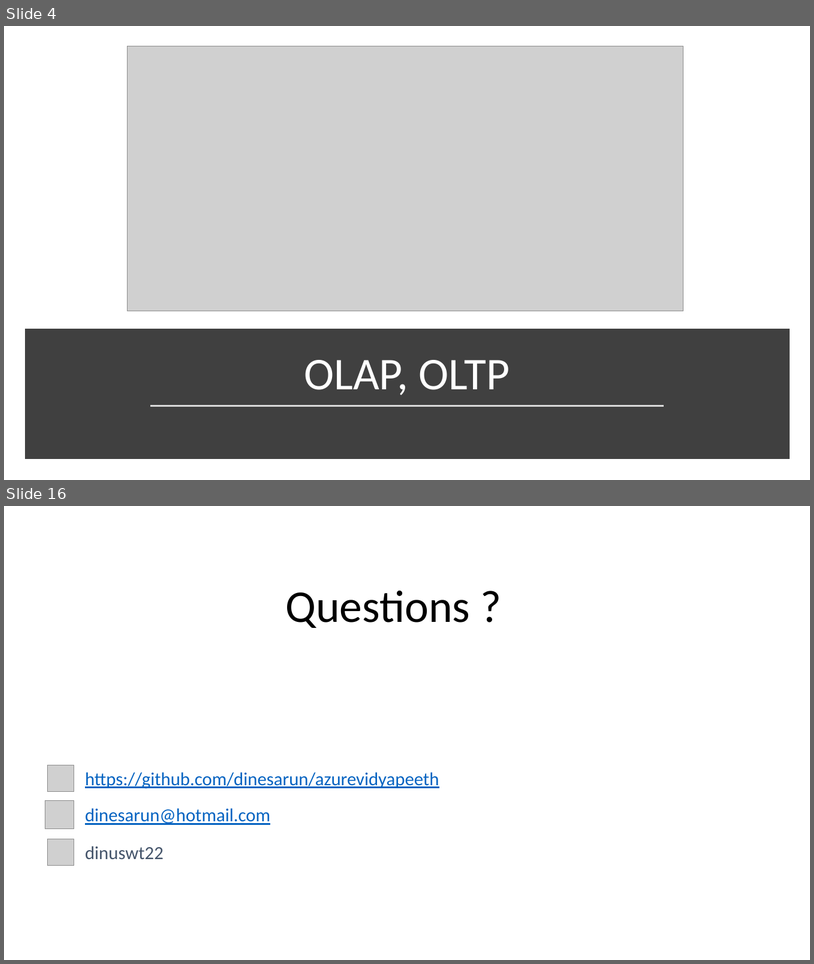
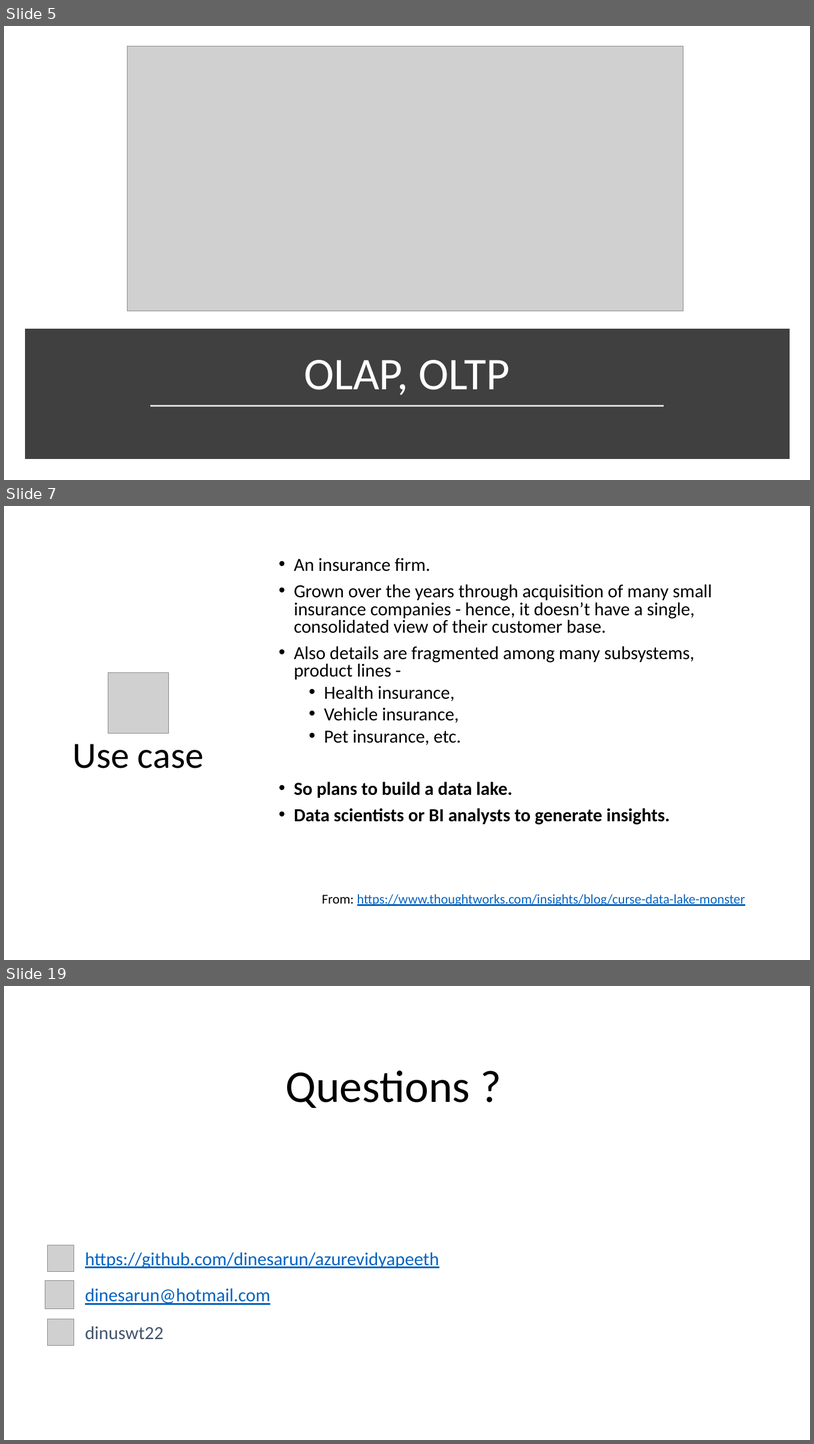
Before and after one commit to dinesarun/azurevidyapeeth, a slide deck: Feb26-AzureDataLake/AzureDataLake+Hadoop3.0.pptx. Shown one above the other, each under a label of ours: slides 4 and 16 before the commit, slides 5, 7 and 19 after it; the slides between them are not shown. The pictures are 814x964 and 814x1444 pixels, drawn with LibreOffice and Linux fonts; fonts in the diff are those of the drawing; grey boxes stand for pictures; background and template pictures are left out. Boxes give left, top, right and bottom in pixels: in the first picture for what was removed or moved away, otherwise in the second. Text is boxed around its words. In the diff, an @@ line names an element or a change of style, - is before the commit and + after.

```diff
--- a/Feb26-AzureDataLake/AzureDataLake+Hadoop3.0.pptx
+++ b/Feb26-AzureDataLake/AzureDataLake+Hadoop3.0.pptx
@@ slide 7 added at [4,506,810,960], background #FFFFFF @@
@@ text added at [294,558,746,906], 22 pt, text #000000 @@
+• An insurance firm.
+• Grown over the years through acquisition of many small insurance companies - hence, it doesn’t have a single, consolidated view of their customer base.
+• Also details are fragmented among many subsystems, product lines -
+  • Health insurance,
+  • Vehicle insurance,
+  • Pet insurance, etc.
+• So plans to build a data lake.
+• Data scientists or BI analysts to generate insights.
+From: https://www.thoughtworks.com/insights/blog/curse-data-lake-monster
@@ picture added at [108,673,168,733] @@
@@ title added at [73,744,204,768], 44 pt, text #000000 @@
+Use case
@@ what was slide 4 is now slide 5 @@
@@ what was slide 16 is now slide 19 @@
```
Also in this commit, not shown: 6 slides changed, 4 other slides added, 2 slides removed.
